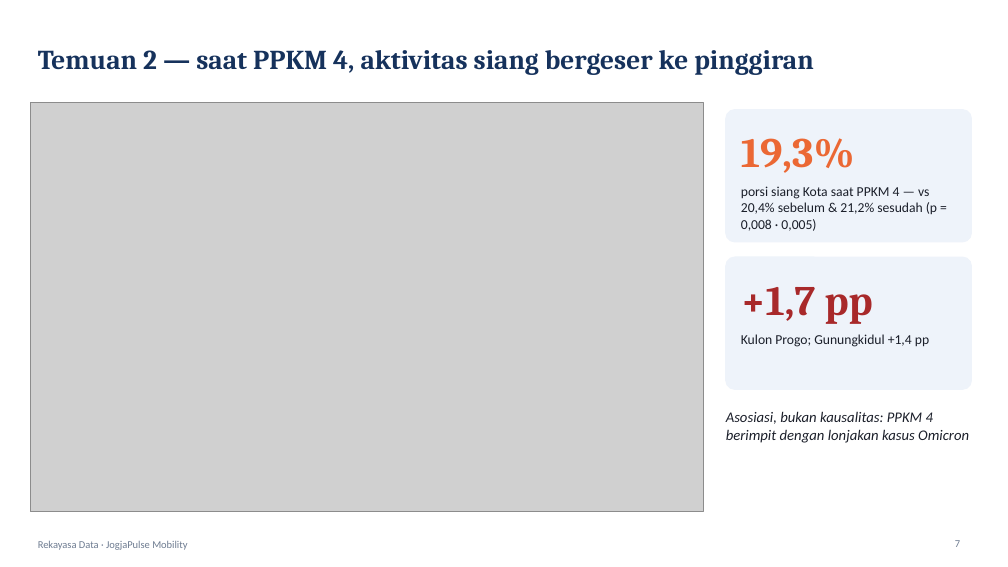
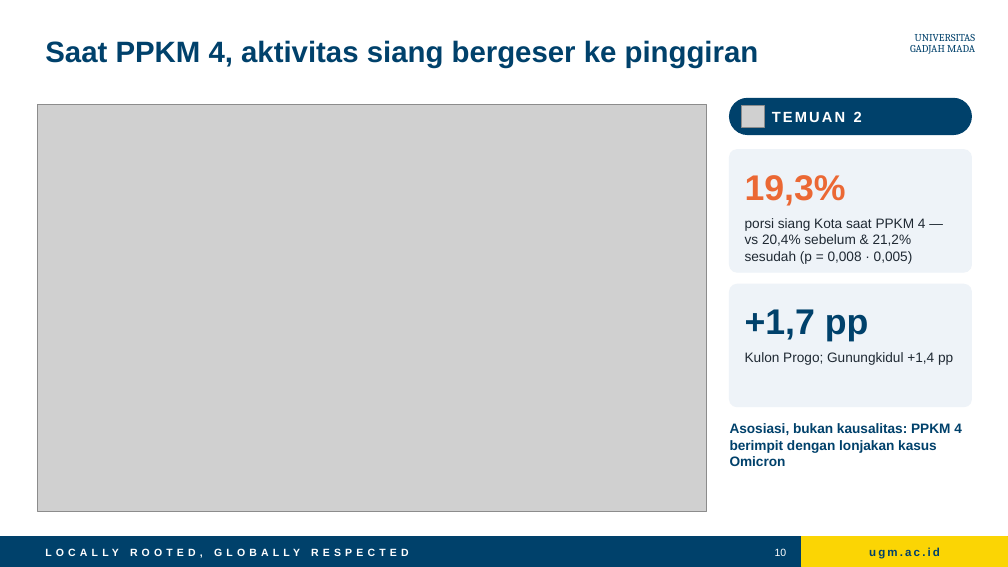
Before and after one commit to ReyMindThink/jogjapulse-mobility, a slide deck: slide 10 of docs/jogjapulse_presentasi.pptx (slide 7 before the commit). Drawn at 1008x567 pixels with LibreOffice and Linux fonts; fonts in the diff are those of the drawing; grey boxes stand for pictures. Boxes give left, top, right and bottom in pixels: in the first picture for what was removed or moved away, otherwise in the second. Text is boxed around its words. In the diff, an @@ line names an element or a change of style, - is before the commit and + after.

```diff
--- a/docs/jogjapulse_presentasi.pptx
+++ b/docs/jogjapulse_presentasi.pptx
@@ title at bbox=[45, 40, 759, 68]: text changed; size 26 to 28 pt; font Cambria to Arial; text colour #16325C to #00416B @@
-Temuan 2 — saat PPKM 4, aktivitas siang bergeser ke pinggiran
+Saat PPKM 4, aktivitas siang bergeser ke pinggiran
@@ text added at bbox=[910, 34, 976, 54], 10 pt, text #00416B @@
+UNIVERSITAS
+GADJAH MADA
@@ picture: place and size @@
-picture at bbox=[30, 102, 703, 512]
+picture at bbox=[38, 104, 707, 512]
@@ rounded rectangle added at bbox=[730, 98, 972, 135], fill #00416B, outline #00416B 1 pt @@
@@ picture added at bbox=[742, 105, 765, 128] @@
@@ text added at bbox=[772, 111, 862, 122], 14 pt, text #FFFFFF, bold @@
+TEMUAN 2
@@ rounded rectangle at bbox=[730, 150, 972, 272]: fill #EEF3FA to #EEF3F8; outline #EEF3FA 1 pt to #EEF3F8 1 pt; proportions changed @@
@@ rounded rectangle: place and size @@
-rounded rectangle at bbox=[726, 110, 972, 242]
+rounded rectangle at bbox=[730, 150, 972, 272]
@@ text "19,3%": place and size @@
-text "19,3%" at bbox=[741, 138, 855, 173]
+text "19,3%" at bbox=[745, 175, 846, 206]
@@ text "19,3%" at bbox=[745, 175, 846, 206]: size 40 to 34 pt, font Cambria to Arial @@
@@ text "porsi siang Kota saat PPKM ..." at bbox=[745, 218, 926, 264]: font Calibri to Arial, text colour #1B1F2A to #1F2933 @@
@@ text "porsi siang Kota saat PPKM ...": place and size @@
-text "porsi siang Kota saat PPKM ..." at bbox=[741, 186, 937, 231]
+text "porsi siang Kota saat PPKM ..." at bbox=[745, 218, 926, 264]
@@ rounded rectangle: place and size @@
-rounded rectangle at bbox=[726, 257, 972, 389]
+rounded rectangle at bbox=[730, 284, 972, 407]
@@ rounded rectangle at bbox=[730, 284, 972, 407]: fill #EEF3FA to #EEF3F8; outline #EEF3FA 1 pt to #EEF3F8 1 pt; proportions changed @@
@@ text "+1,7 pp": place and size @@
-text "+1,7 pp" at bbox=[741, 287, 873, 324]
+text "+1,7 pp" at bbox=[745, 309, 869, 342]
@@ text "+1,7 pp" at bbox=[745, 309, 869, 342]: size 40 to 34 pt, font Cambria to Arial, text colour #A8292A to #00416B @@
@@ text "Kulon Progo; Gunungkidul +1,4 pp": place and size @@
-text "Kulon Progo; Gunungkidul +1,4 pp" at bbox=[741, 334, 929, 347]
+text "Kulon Progo; Gunungkidul +1,4 pp" at bbox=[745, 352, 953, 365]
@@ text "Kulon Progo; Gunungkidul +1,4 pp" at bbox=[745, 352, 953, 365]: font Calibri to Arial, text colour #1B1F2A to #1F2933 @@
@@ text "Asosiasi, bukan kausalitas: PPKM 4 ...": place and size @@
-text "Asosiasi, bukan kausalitas: PPKM 4 ..." at bbox=[726, 411, 969, 443]
+text "Asosiasi, bukan kausalitas: PPKM 4 ..." at bbox=[730, 423, 962, 466]
@@ text "Asosiasi, bukan kausalitas: PPKM 4 ..." at bbox=[730, 423, 962, 466]: size 14 to 13 pt, font Calibri to Arial, text colour #1B1F2A to #00416B, bold on, italic off @@
@@ rectangle added at bbox=[0, 537, 1008, 567], fill #00416B, outline #00416B 1 pt @@
@@ rectangle added at bbox=[802, 537, 1008, 567], fill #FBD504, outline #FBD504 1 pt @@
@@ text removed at bbox=[38, 541, 187, 550] @@
-Rekayasa Data · JogjaPulse Mobility
@@ text added at bbox=[130, 548, 409, 558], 10 pt, text #FFFFFF, bold @@
+LOCALLY ROOTED, GLOBALLY RESPECTED
@@ page number added at bbox=[775, 548, 787, 556], 10 pt, text #FFFFFF @@
+10
@@ text added at bbox=[869, 547, 940, 559], 11 pt, text #00416B, bold @@
+ugm.ac.id
@@ page number removed at bbox=[955, 540, 960, 547] @@
-7
```
Also in this commit, not shown: 8 other slides changed, 4 slides added, 1 slide removed, 9 other files.
